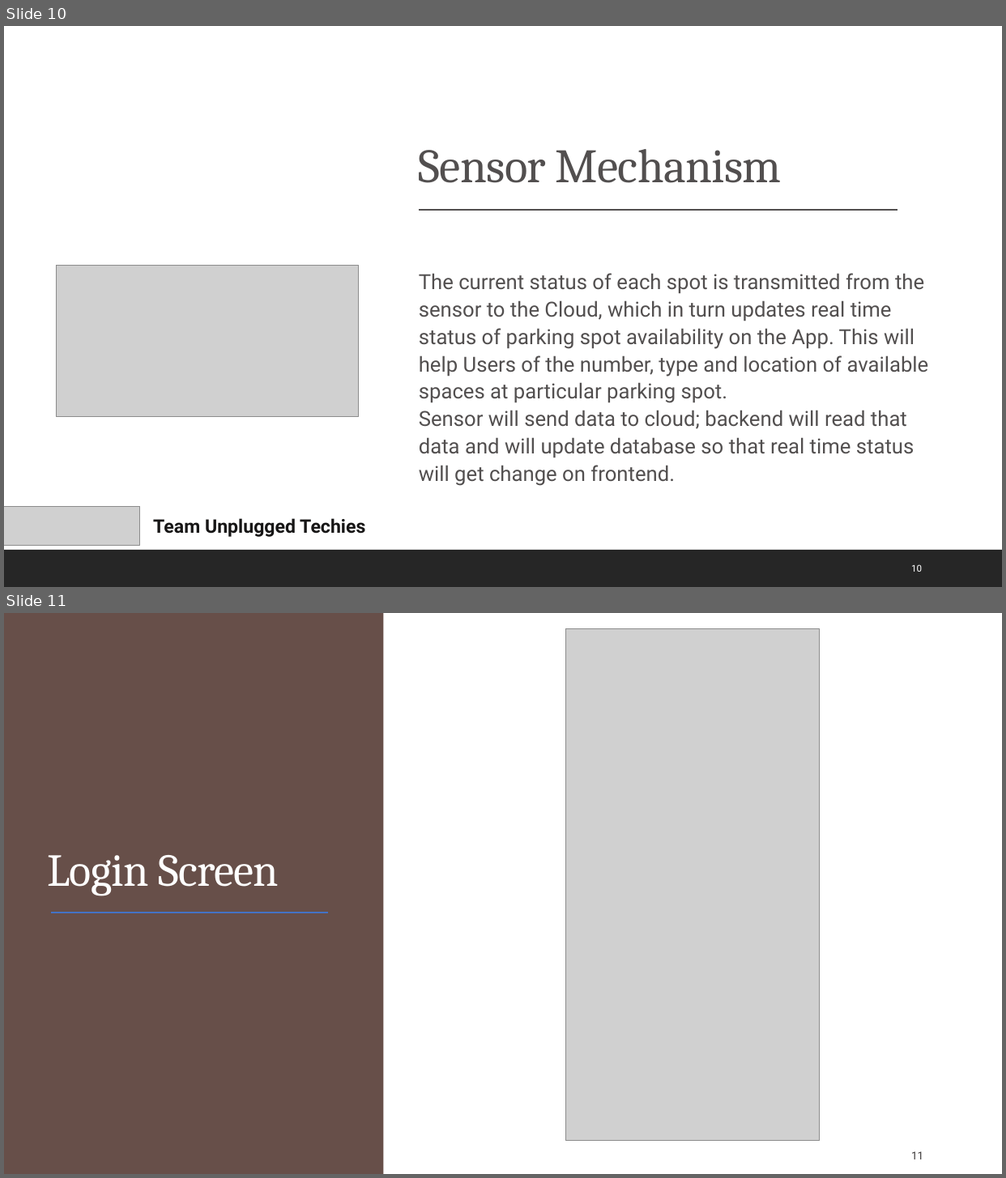
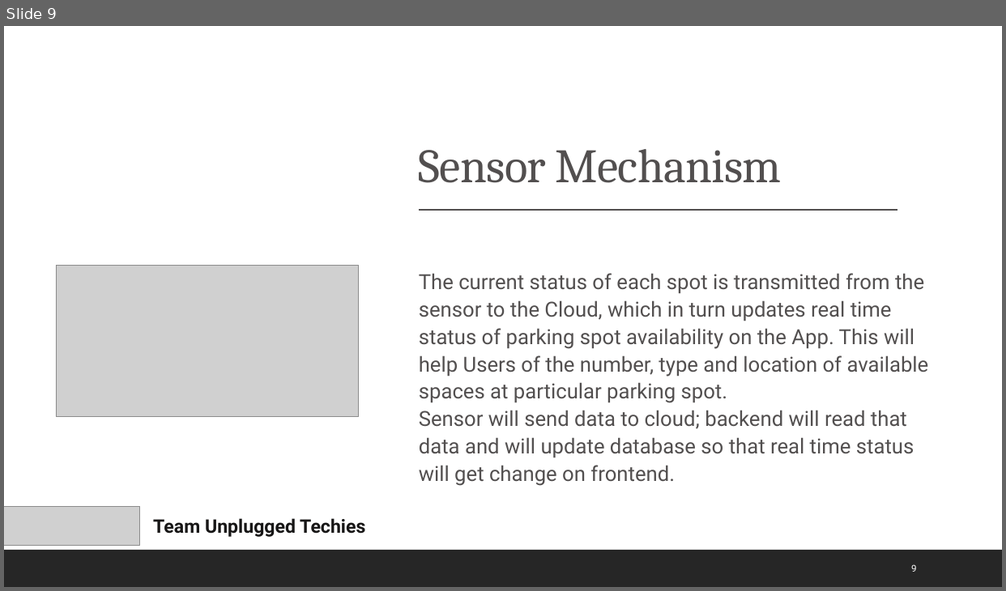
Before and after one commit to rajeshkanaka/parkurwheels, a slide deck: ParkUrWheels PPT.pptx. Shown one above the other, each under a label of ours: slides 10 and 11 before the commit, slide 9 after it. The pictures are 1006x1178 and 1006x591 pixels, drawn with LibreOffice and Linux fonts; fonts in the diff are those of the drawing; grey boxes stand for pictures. Boxes give left, top, right and bottom in pixels: in the first picture for what was removed or moved away, otherwise in the second. Text is boxed around its words. In the diff, an @@ line names an element or a change of style, - is before the commit and + after.

```diff
--- a/ParkUrWheels PPT.pptx
+++ b/ParkUrWheels PPT.pptx
@@ slide 11 removed at <box>4,613,1002,1174</box>, background #FFFFFF @@
@@ rectangle removed at <box>4,613,1002,1174</box> @@
@@ rectangle removed at <box>4,613,384,1174</box> @@
@@ picture removed at <box>566,628,819,1141</box> @@
@@ title removed at <box>47,855,279,896</box> @@
-Login Screen
@@ line removed from (51, 914) to (328, 914) @@
@@ rectangle removed at <box>4,1137,1002,1174</box> @@
@@ page number removed at <box>911,1152,923,1160</box> @@
-11
@@ what was slide 10 is now slide 9 @@
@@ page number at <box>911,565,917,572</box>: text changed @@
-10
+9
```
Also in this commit, not shown: 1 slide changed, 1 slide added, 1 other slide removed.
